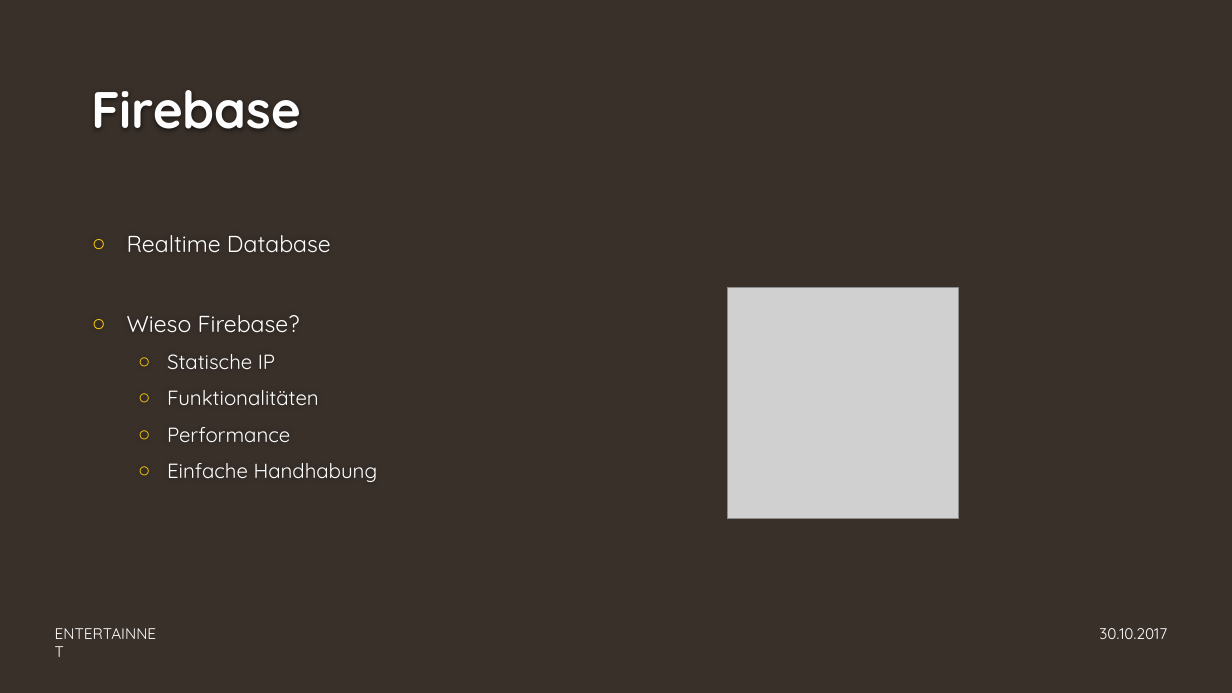
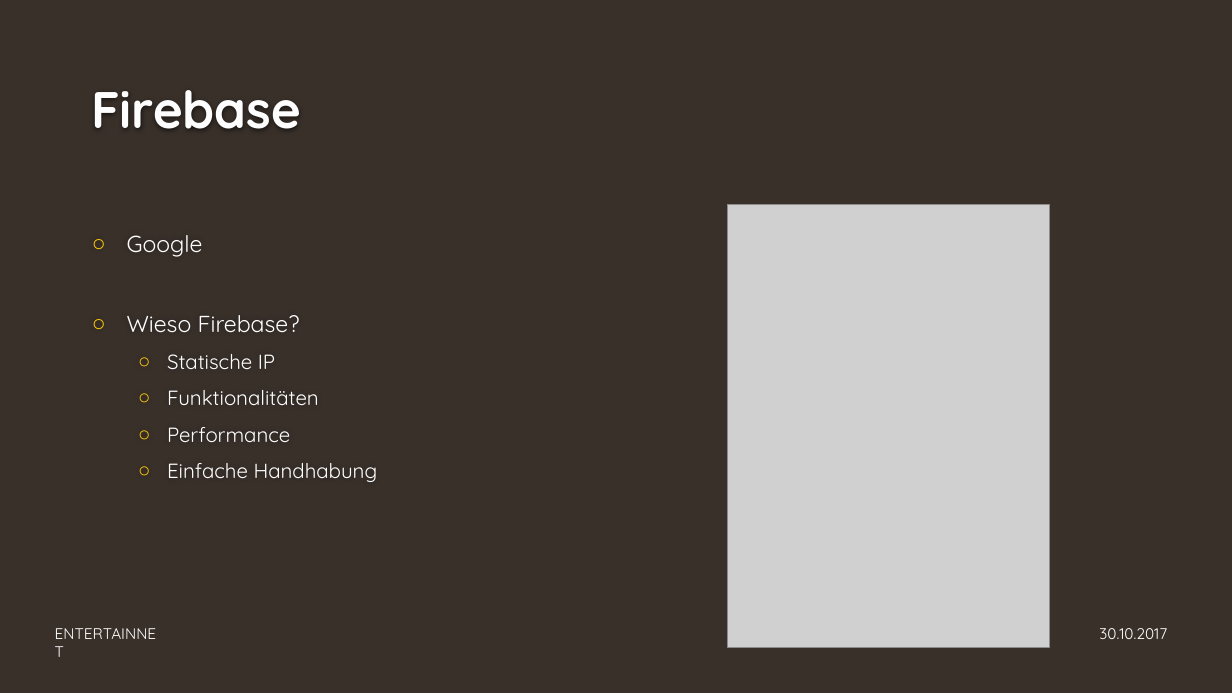
Before and after one commit to GAEBE2/Modul-306, a slide deck: slide 12 of Dokuordner/ENTERTAINNET.pptx (slide 11 before the commit). Drawn at 1232x693 pixels with LibreOffice and Linux fonts; fonts in the diff are those of the drawing; grey boxes stand for pictures; background and template pictures are left out. Boxes give left, top, right and bottom in pixels: in the first picture for what was removed or moved away, otherwise in the second. Text is boxed around its words. In the diff, an @@ line names an element or a change of style, - is before the commit and + after.

```diff
--- a/Dokuordner/ENTERTAINNET.pptx
+++ b/Dokuordner/ENTERTAINNET.pptx
@@ picture added at [727,205,1049,648] @@
@@ text at [127,235,203,257]: text changed @@
-○ Realtime Database
+○ Google
@@ picture removed at [727,288,958,519] @@
```
Also in this commit, not shown: 3 other slides changed, 1 slide added.
